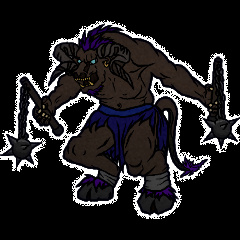
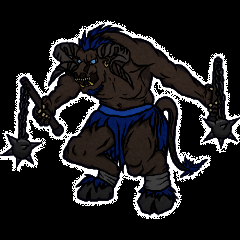
Comparing the layer stacks of the two 240x240 images. Changes:
added group "Skin main" with 2 layers in group "color" over [48, 30, 212, 177]
added layer "Skin shading" in group "Skin main" over [48, 34, 212, 177]
renamed "skin 1" to "Skin base", moved it into group "Skin main", painted on it over [48, 30, 212, 177]
